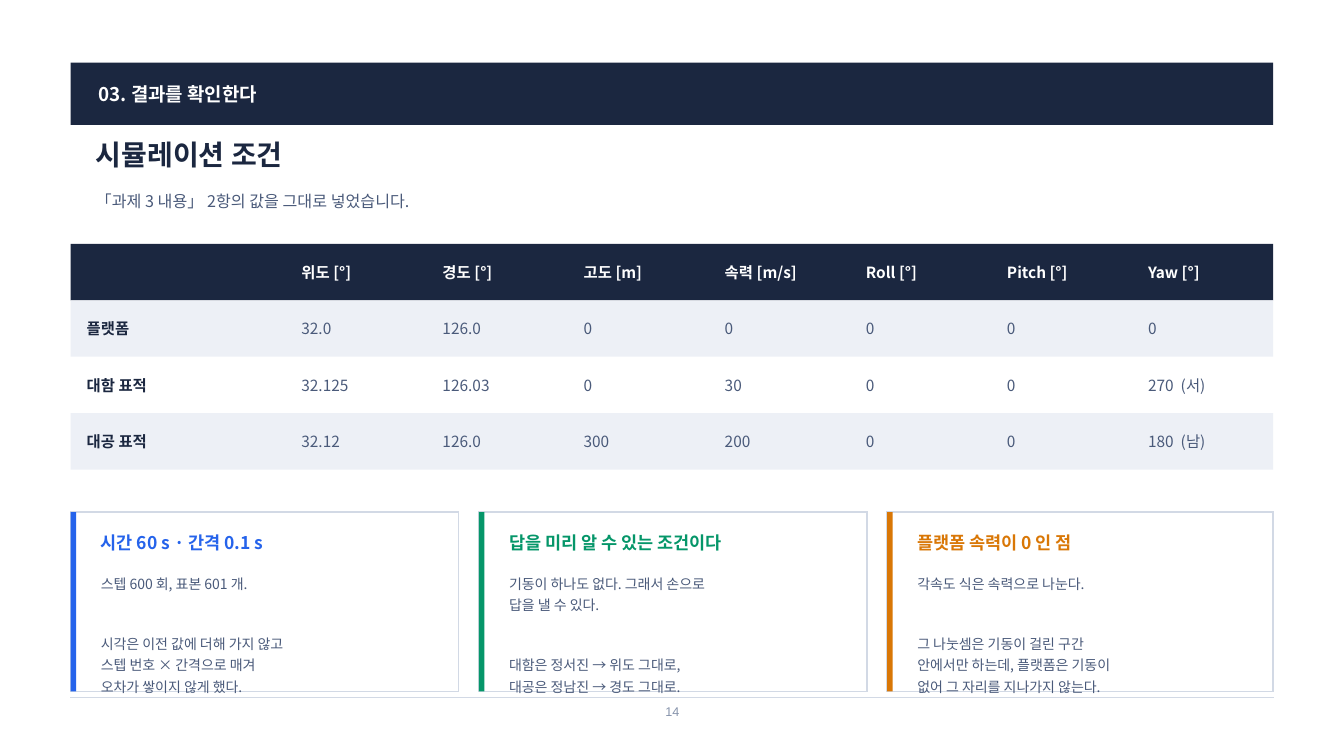
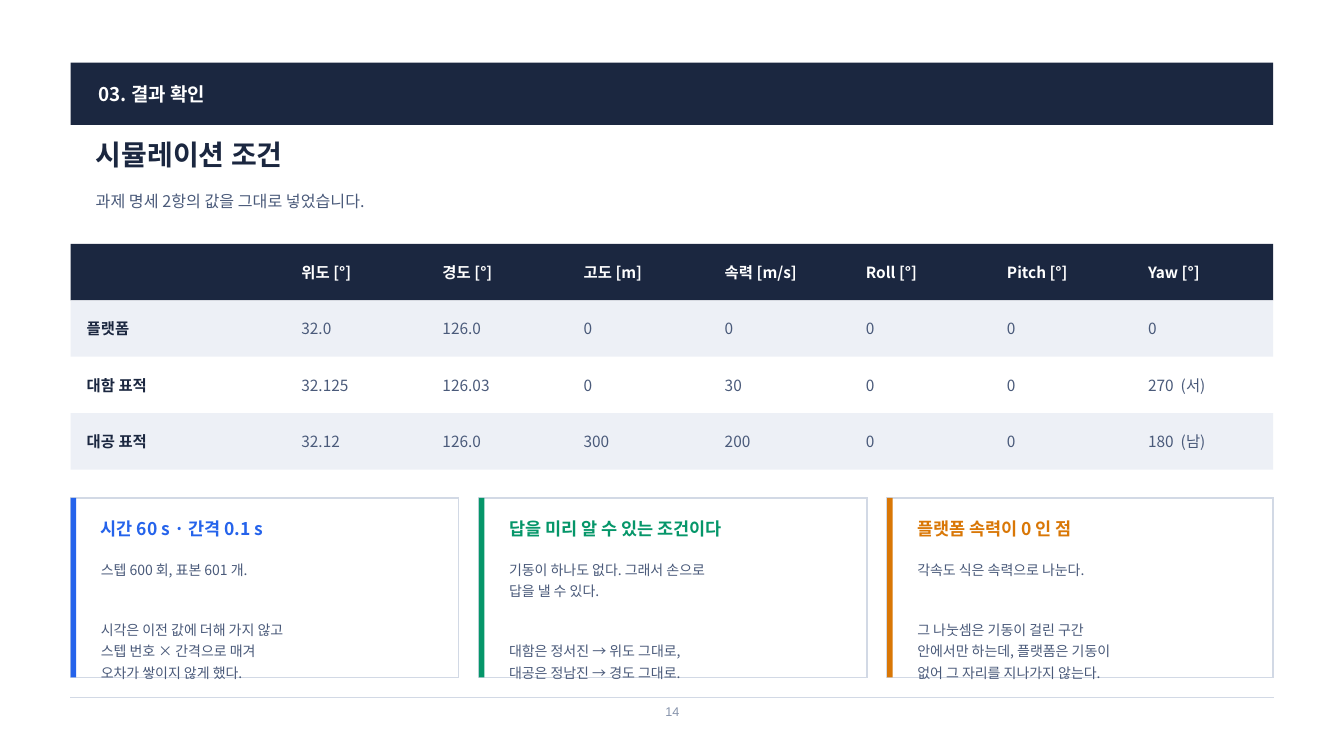
Before and after one commit to harley-hwan/radar-sw-study, a slide deck: slide 14 of Part3_TargetSim/ref/산출물/Chapter3_TargetSim.pptx. Drawn at 1344x756 pixels with LibreOffice and Linux fonts; fonts in the diff are those of the drawing. Boxes give left, top, right and bottom in pixels: in the first picture for what was removed or moved away, otherwise in the second. Text is boxed around its words. In the diff, an @@ line names an element or a change of style, - is before the commit and + after.

```diff
--- a/Part3_TargetSim/ref/산출물/Chapter3_TargetSim.pptx
+++ b/Part3_TargetSim/ref/산출물/Chapter3_TargetSim.pptx
@@ text at (99,85,205,103): text changed @@
-03. 결과를 확인한다
+03. 결과 확인
@@ text at (96,193,365,209): text changed @@
-「과제 3 내용」 2항의 값을 그대로 넣었습니다.
+과제 명세 2항의 값을 그대로 넣었습니다.
@@ 6 texts, 6 rectangles: place and size @@
-6 texts, 6 rectangles at (71,512,1273,693)
+6 texts, 6 rectangles at (71,498,1273,679)
```
Also in this commit, not shown: 12 other slides changed, 3 slides added, 3 slides removed, 1 other file.
